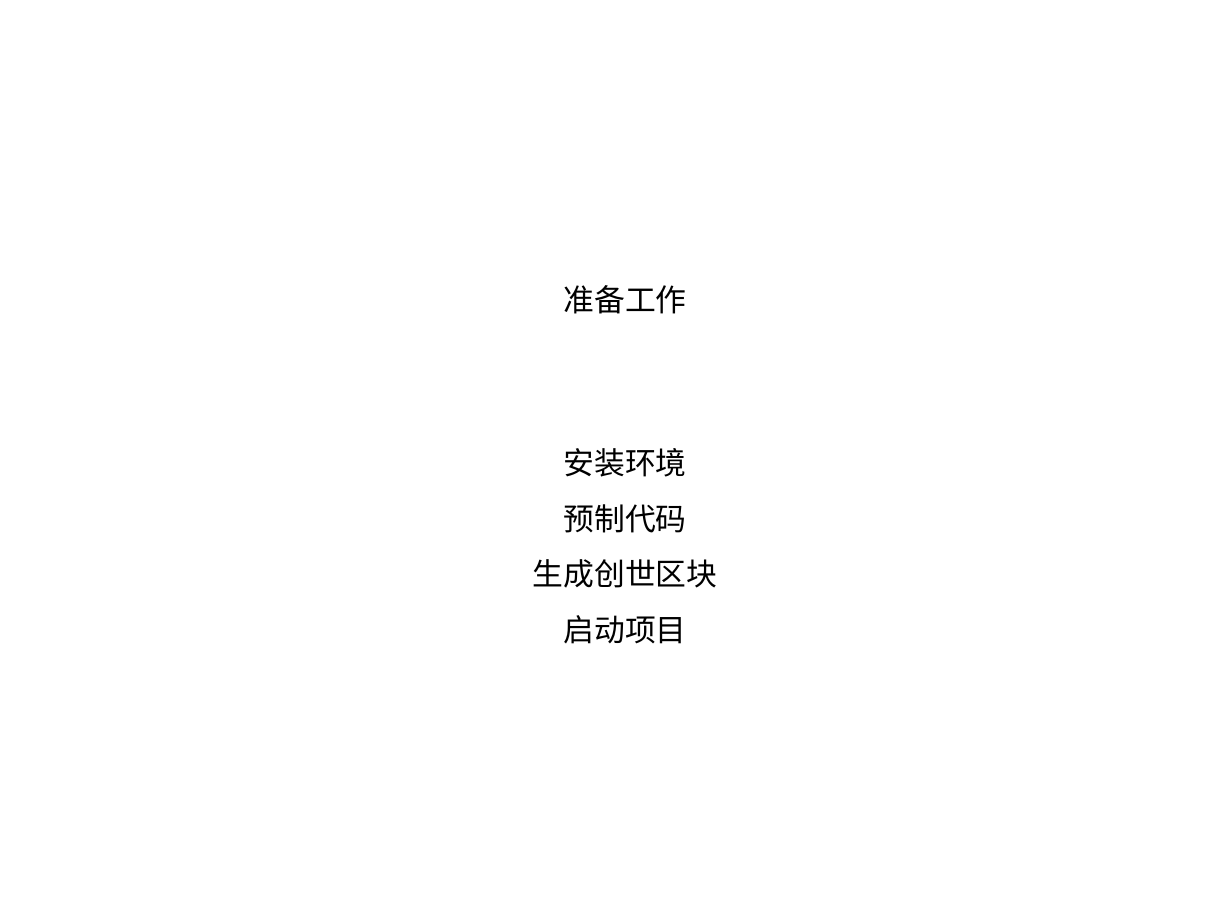
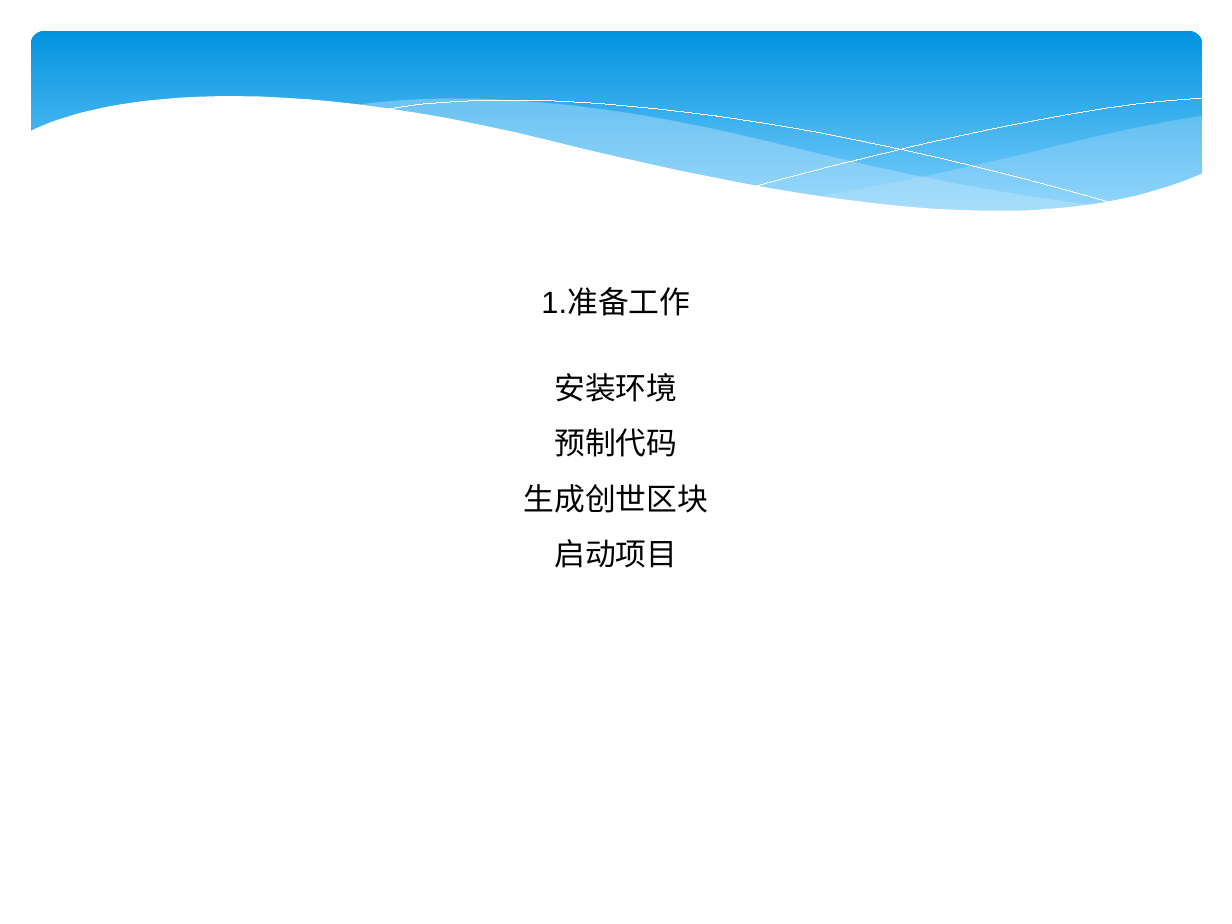
Before and after one commit to 382303784/hyperledger-fabric, a slide deck: slide 11 of fabric.ppt. Drawn at 1232x924 pixels with LibreOffice and Linux fonts; fonts in the diff are those of the drawing. Boxes give left, top, right and bottom in pixels: in the first picture for what was removed or moved away, otherwise in the second. Text is boxed around its words. In the diff, an @@ line names an element or a change of style, - is before the commit and + after.

```diff
--- a/fabric.ppt
+++ b/fabric.ppt
@@ rounded rectangle added at <box>31,31,1202,223</box>, fill gradient #0293E0 to #83D3FE @@
@@ group added at <box>28,96,1204,276</box>: 5 freeform shapes @@
@@ text at <box>541,289,690,316</box>: text changed @@
-准备工作
+1.准备工作
@@ text "安装环境": place and size @@
-text "安装环境" at <box>533,448,718,644</box>
+text "安装环境" at <box>524,373,709,568</box>
```
Also in this commit, not shown: 19 other slides changed, 4 slides added, 1 slide removed, 1 other file.
